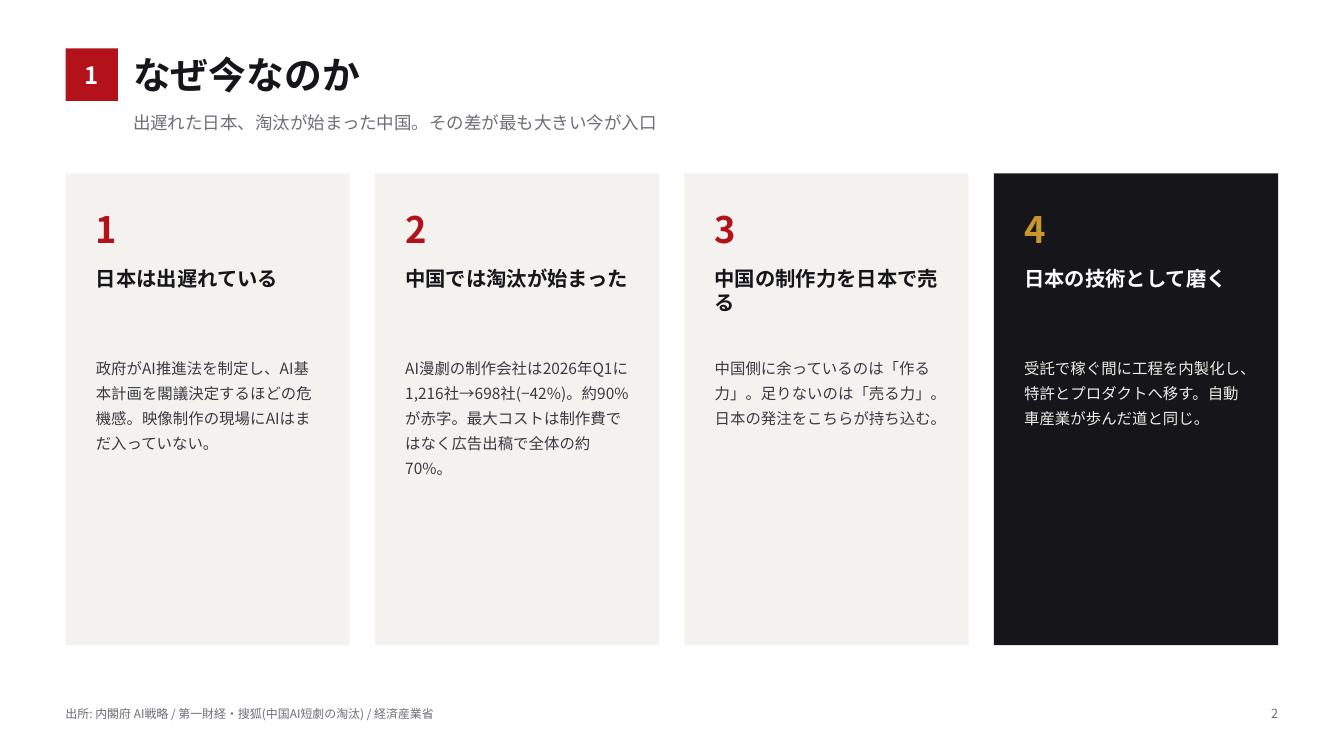
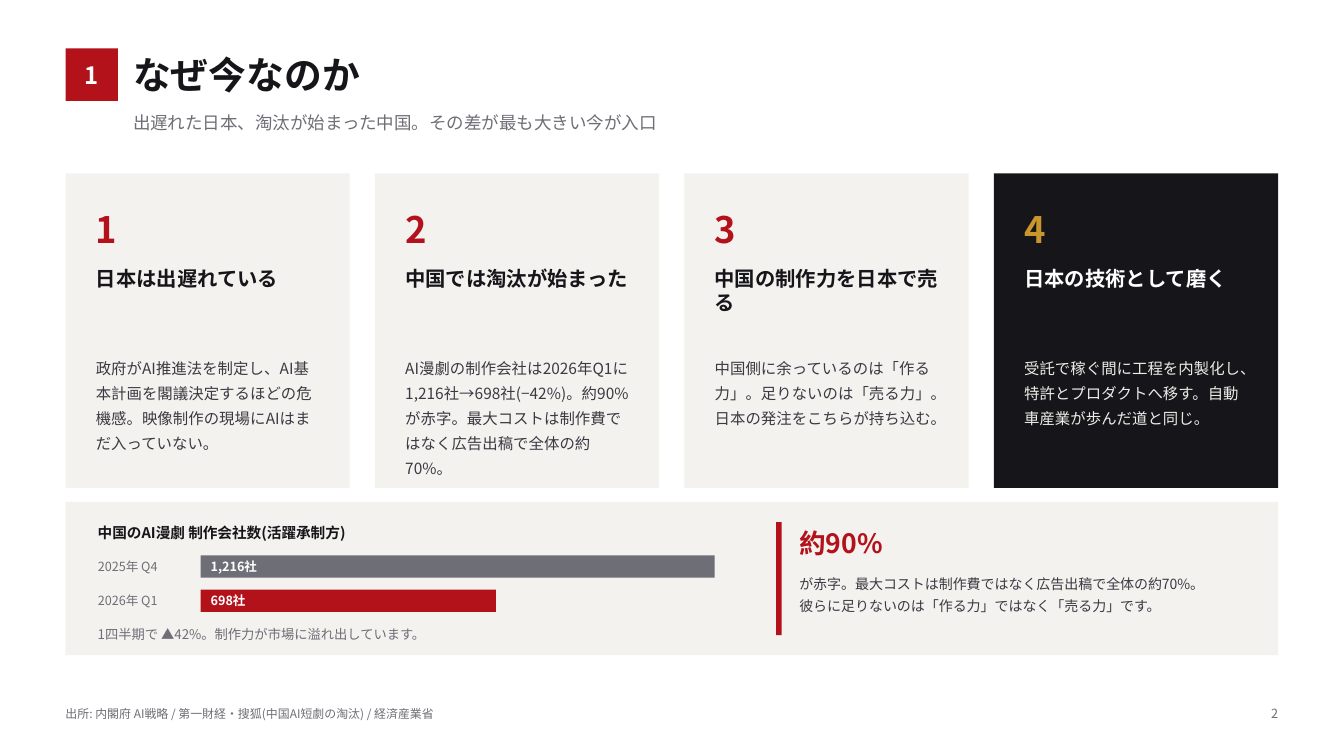
Before and after one commit to bpn333333/test, a slide deck: slide 3 of 投資家向け企画書.pptx. Drawn at 1344x756 pixels with LibreOffice and Linux fonts; fonts in the diff are those of the drawing. Boxes give left, top, right and bottom in pixels: in the first picture for what was removed or moved away, otherwise in the second. Text is boxed around its words. In the diff, an @@ line names an element or a change of style, - is before the commit and + after.

```diff
--- a/投資家向け企画書.pptx
+++ b/投資家向け企画書.pptx
@@ rectangle: place and size @@
-rectangle at [66,173,350,645]
+rectangle at [66,173,350,488]
@@ rectangle: place and size @@
-rectangle at [375,173,659,645]
+rectangle at [375,173,659,488]
@@ rectangle: place and size @@
-rectangle at [685,173,969,645]
+rectangle at [685,173,969,488]
@@ rectangle: place and size @@
-rectangle at [994,173,1278,645]
+rectangle at [994,173,1278,488]
@@ text "AI漫劇の制作会社は2026年Q1に1,216社→698社(−42%)。約90%が赤字。最大コストは制作費ではなく広告出 ..." rewrapped from [405,386,628,475] to [405,386,628,451] @@
@@ rectangle added at [66,502,1278,655], fill #F4F2EF @@
@@ text added at [98,525,345,541], 10.5 pt, text #16161A, bold @@
+中国のAI漫劇 制作会社数(活躍承制方)
@@ rectangle added at [776,522,782,635], fill #B3121B @@
@@ text added at [799,530,882,556], 19 pt, text #B3121B, bold @@
+約90%
@@ text added at [98,560,157,573], 9 pt, text #6E6E76 @@
+2025年 Q4
@@ rectangle added at [201,556,715,578], fill #6E6E76 @@
@@ text added at [211,560,257,574], 9 pt, text #FFFFFF, bold @@
+1,216社
@@ text added at [98,594,157,607], 9 pt, text #6E6E76 @@
+2026年 Q1
@@ rectangle added at [201,590,496,612], fill #B3121B @@
@@ text added at [211,594,246,606], 9 pt, text #FFFFFF, bold @@
+698社
@@ text added at [799,577,1204,612], 10 pt, text #3A3A42 @@
+が赤字。最大コストは制作費ではなく広告出稿で全体の約70%。
+彼らに足りないのは「作る力」ではなく「売る力」です。
@@ text added at [98,628,425,640], 9.5 pt, text #6E6E76 @@
+1四半期で ▲42%。制作力が市場に溢れ出しています。
```
Also in this commit, not shown: 6 other slides changed.
